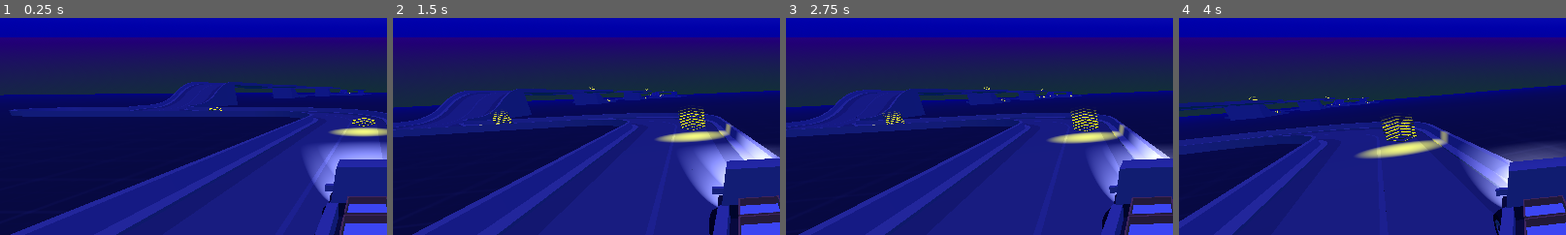
Above: before the commit, frames 1-4 (left to right).
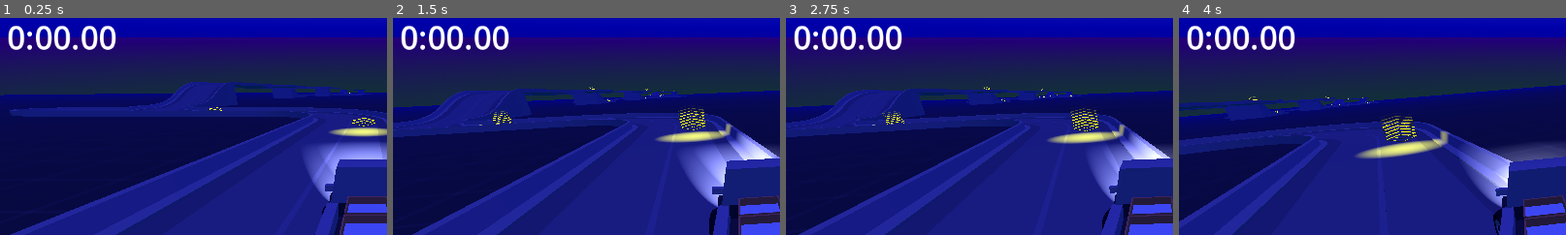
Above: after the commit, the same moments.

Repository: Yngwarr/tofu-delivery-game
Game: Godot game, scene res://scenes/Game.tscn
Two runs of this game, one before a commit and one after it. Both use one fixed random seed, a clock stepped at 60 frames per second and the inputs below.
Inputs:
- Up to frame 1 (0.25 s): no input
- Up to frame 2 (1.5 s): hold D (steer_right) 0.53-1.28 s; tap W (throttle) at 0.6, 1.35 s; hold S (brake) from 1.28 s (still down)
- Up to frame 3 (2.75 s): release S (brake) at 2.03 s; hold D (steer_right) from 2.03 s (still down); tap W (throttle) at 2.1 s
- Up to frame 4 (4 s): tap W (throttle) at 2.85, 3.6 s; release D (steer_right) at 3.53 s; hold A (steer_left) from 3.53 s (still down)
The pictures show only the part of the screen within x 2-52%, y 5-55%; the shares and areas given below are measured in that part.

The runs differ from the first frame. In frame 1, 1.5% of the frame differs, in the area x 2-31%, y 3-15%; in frame 2, 1.5%; in frame 3, 1.5%; in frame 4, 1.5%.

Commit message:
checkpoint controller and a stopwatch

Diff:
--- a/scenes/Game.tscn
+++ b/scenes/Game.tscn
@@ -1,10 +1,12 @@
-[gd_scene load_steps=15 format=3 uid="uid://ucubnjga7flw"]
-
+[gd_scene load_steps=18 format=3 uid="uid://ucubnjga7flw"]
+
+[ext_resource type="Script" path="res://src/Game.gd" id="1_827q4"]
 [ext_resource type="PackedScene" uid="uid://b3586j135yfbf" path="res://scenes/Car.tscn" id="1_ee4kg"]
 [ext_resource type="Texture2D" uid="uid://t3ljxgs3vynr" path="res://textures/proto_dark.png" id="1_gocvt"]
 [ext_resource type="Script" path="res://src/Speedometer.gd" id="3_euadt"]
 [ext_resource type="PackedScene" uid="uid://dl1a1tmrmtdls" path="res://scenes/Road.tscn" id="4_mpevo"]
 [ext_resource type="Texture2D" uid="uid://cmj4se5epwa5t" path="res://textures/speedometer.png" id="5_8lsma"]
+[ext_resource type="Script" path="res://src/StopwatchLabel.gd" id="5_yftl0"]
 [ext_resource type="Texture2D" uid="uid://calurnr5vmja1" path="res://textures/Arrow.png" id="6_6458a"]
 [ext_resource type="PackedScene" uid="uid://n7e5jxettdli" path="res://scenes/Checkpoint.tscn" id="7_alyof"]
 [ext_resource type="Script" path="res://src/CheckpointController.gd" id="7_gcnu8"]
@@ -37,7 +39,14 @@
 fog_light_color = Color(0, 0, 0.658824, 1)
 fog_density = 0.001
 
-[node name="Game" type="Node3D"]
+[sub_resource type="BoxShape3D" id="BoxShape3D_f4702"]
+size = Vector3(26.3719, 17.3055, 4.21796)
+
+[node name="Game" type="Node3D" node_paths=PackedStringArray("checkpoint_ctl", "start_collider", "stopwatch_label")]
+script = ExtResource("1_827q4")
+checkpoint_ctl = NodePath("Checkpoints")
+start_collider = NodePath("Colliders/Start")
+stopwatch_label = NodePath("HUD/Stopwatch")
 
 [node name="HUD" type="CanvasLayer" parent="."]
 follow_viewport_enabled = true
@@ -83,6 +92,15 @@
 offset = Vector2(0, 30)
 flip_v = true
 
+[node name="Stopwatch" type="Label" parent="HUD"]
+offset_left = 35.0
+offset_top = 27.0
+offset_right = 196.0
+offset_bottom = 97.0
+theme_override_font_sizes/font_size = 48
+text = "0:00.00"
+script = ExtResource("5_yftl0")
+
 [node name="Floor" type="StaticBody3D" parent="."]
 collision_layer = 2
 
@@ -192,11 +210,21 @@
 [node name="Checkpoint27" parent="Checkpoints" instance=ExtResource("7_alyof")]
 transform = Transform3D(1, 0, 0, 0, 1, 0, 0, 0, 1, 112.897, -151.07, 1012.72)
 
-[node name="Checkpoint28" parent="Checkpoints" instance=ExtResource("7_alyof")]
+[node name="SmallFinish" parent="Checkpoints" instance=ExtResource("7_alyof")]
 transform = Transform3D(1, 0, 0, 0, 1, 0, 0, 0, 1, 69.5004, -156.929, 1051.93)
+finish = true
 
 [node name="Checkpoint29" parent="Checkpoints" instance=ExtResource("7_alyof")]
 transform = Transform3D(1, 0, 0, 0, 1, 0, 0, 0, 1, 112.877, -161.403, 1081.86)
 
-[node name="Checkpoint30" parent="Checkpoints" instance=ExtResource("7_alyof")]
+[node name="Finish" parent="Checkpoints" instance=ExtResource("7_alyof")]
 transform = Transform3D(1, 0, 0, 0, 1, 0, 0, 0, 1, 110.524, -179.594, 1203.58)
+finish = true
+
+[node name="Colliders" type="Node3D" parent="."]
+
+[node name="Start" type="Area3D" parent="Colliders"]
+transform = Transform3D(1, 0, 0, 0, 1, 0, 0, 0, 1, 2.99884, -2.13274, 30.2984)
+
+[node name="CollisionShape3D" type="CollisionShape3D" parent="Colliders/Start"]
+shape = SubResource("BoxShape3D_f4702")
--- a/scenes/Road.tscn
+++ b/scenes/Road.tscn
@@ -411,10 +411,10 @@
 transform = Transform3D(-4.37114e-08, 0, 1, 0, 1, 0, -1, 0, -4.37114e-08, 7.6864, 0, 82.5992)
 
 [node name="RoadEnd4" parent="." instance=ExtResource("3_mxkuk")]
-transform = Transform3D(1, 0, 0, 0, 1, 0, 0, 0, 1, 7.89377, 0, 86.9077)
+transform = Transform3D(1, 0, 0, 0, 1, 0, 0, 0, 1, 7.89377, 0, 86.5077)
 
 [node name="RoadEnd5" parent="." instance=ExtResource("3_mxkuk")]
-transform = Transform3D(-1, 0, -8.74228e-08, 0, 1, 0, 8.74228e-08, 0, -1, 7.89377, 0, 85.9621)
+transform = Transform3D(-1, 0, -8.74228e-08, 0, 1, 0, 8.74228e-08, 0, -1, 7.89377, 0, 85.5621)
 
 [node name="Straight70" parent="." instance=ExtResource("1_obgic")]
-transform = Transform3D(1, 0, 0, 0, 1, 0, 0, 0, 1, 7.89643, 3.8147e-07, 85.9103)
+transform = Transform3D(1, 0, 0, 0, 1, 0, 0, 0, 1, 7.89643, 3.8147e-07, 85.5103)
--- a/src/Checkpoint.gd
+++ b/src/Checkpoint.gd
@@ -2,6 +2,8 @@
 extends Area3D
 
 signal tagged
+
+@export var finish: bool
 
 @onready var anim: AnimationPlayer = $Anim
 
@@ -12,5 +14,5 @@
 	if !visible: return
 
 	car.respawn_location = global_position + Vector3.UP
-	tagged.emit()
+	tagged.emit(finish)
 	anim.play("disappear")
--- a/src/CheckpointController.gd
+++ b/src/CheckpointController.gd
@@ -1,4 +1,7 @@
+class_name CheckpointController
 extends Node3D
+
+signal player_finished
 
 var amountTagged = 0
 
@@ -7,5 +10,7 @@
 		if !(c is Checkpoint): continue
 		c.tagged.connect(child_tagged)
 
-func child_tagged():
+func child_tagged(finish: bool):
 	amountTagged += 1
+	if finish:
+		player_finished.emit()
--- /dev/null
+++ b/src/Game.gd
@@ -0,0 +1,19 @@
+extends Node3D
+
+@export var checkpoint_ctl: CheckpointController
+
+@export_group("Colliders")
+@export var start_collider: Area3D
+
+@export_group("UI")
+@export var stopwatch_label: StopwatchLabel
+
+func _ready():
+	start_collider.body_entered.connect(start_stopwatch)
+	checkpoint_ctl.player_finished.connect(player_finished)
+
+func start_stopwatch(_car: Car):
+	stopwatch_label.start()
+
+func player_finished():
+	stopwatch_label.stop()
--- /dev/null
+++ b/src/StopwatchLabel.gd
@@ -0,0 +1,29 @@
+class_name StopwatchLabel
+extends Label
+
+var value: int = 0
+var t0: int = 0
+var running = false
+
+func start():
+	running = true
+	t0 = Time.get_ticks_msec()
+
+func stop():
+	running = false
+	value += Time.get_ticks_msec() - t0
+
+func reset():
+	t0 = Time.get_ticks_msec()
+	value = 0
+
+func get_value():
+	return value + Time.get_ticks_msec() - t0
+
+func print_value():
+	var v = get_value()
+	return "%d.%02d.%03d" % [v / 60000, v / 1000 % 60, v % 1000]
+
+func _process(_delta):
+	if !running: return
+	text = print_value()
